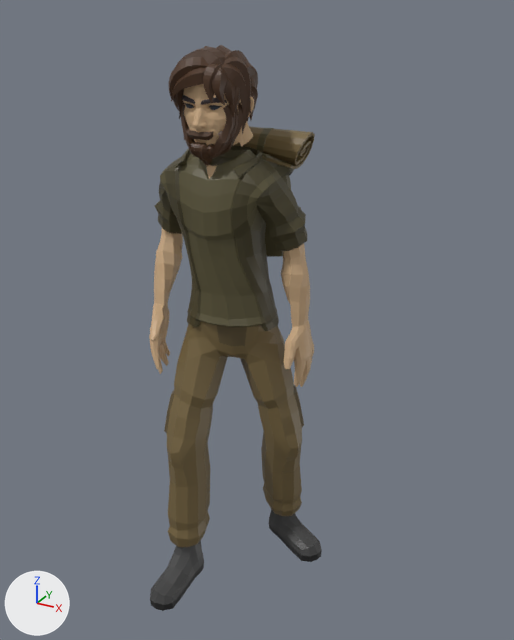
The glTF model public/models/operative.glb as it was, and as the next commit left it.
Rendered twice from a 50 mm lens placed at (1.142, -1.938, 1.914), pointed at (0.095, -0.035, 0.962). The axes (+X, +Y, +Z) are drawn at lower left. The lights are the same throughout. The picture after the commit comes second. Vertices at exactly the same position are counted once.
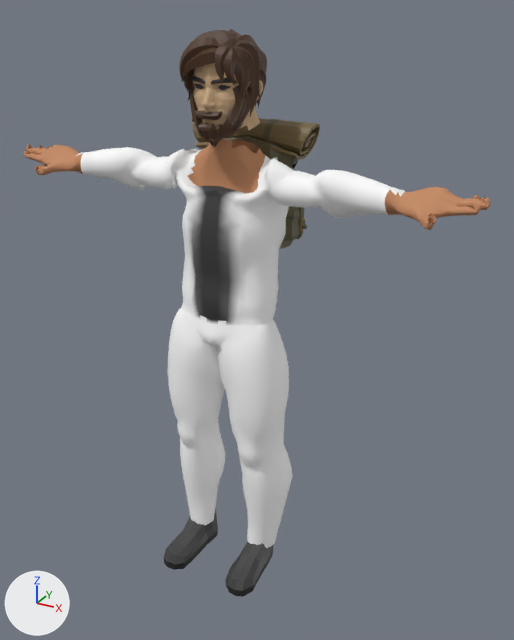
What changed in the scene script:
```text
Add mat_fabric_001:
    mat_fabric_001 = bpy.data.materials.new('Fabric.001')
    mat_fabric_001.use_nodes = True; mat_fabric_001.node_tree.nodes.clear()
    _N = mat_fabric_001.node_tree.nodes; _L = mat_fabric_001.node_tree.links
    n0 = _N.new('ShaderNodeBsdfPrincipled'); n0.name = 'Principled BSDF'
    n0.inputs[2].default_value = 0.76  # 'Roughness'
    n1 = _N.new('ShaderNodeOutputMaterial'); n1.name = 'Material Output'
    n2 = _N.new('ShaderNodeVertexColor'); n2.name = 'Color Attribute'
    _L.new(n0.outputs[0], n1.inputs[0])  # 'BSDF' to 'Surface'
    _L.new(n2.outputs[0], n0.inputs[0])  # 'Color' to 'Base Color'
Add mat_fabric:
    mat_fabric = bpy.data.materials.new('Fabric')
    mat_fabric.use_nodes = True; mat_fabric.node_tree.nodes.clear()
    _N = mat_fabric.node_tree.nodes; _L = mat_fabric.node_tree.links
    n0 = _N.new('ShaderNodeBsdfPrincipled'); n0.name = 'Principled BSDF'
    n0.inputs[2].default_value = 0.76  # 'Roughness'
    n1 = _N.new('ShaderNodeOutputMaterial'); n1.name = 'Material Output'
    n2 = _N.new('ShaderNodeVertexColor'); n2.name = 'Color Attribute'
    _L.new(n0.outputs[0], n1.inputs[0])  # 'BSDF' to 'Surface'
    _L.new(n2.outputs[0], n0.inputs[0])  # 'Color' to 'Base Color'
Change me_mesh_3:
    remove me_mesh_3.from_pydata(...)  # 184 vertices, 328 faces; spans x -0.12..0.331, y -0.472..0.164, z 0.026..0.222
    add me_mesh_3.from_pydata(...)  # 184 vertices, 328 faces; spans x -0.192..0.192, y -0.287..-0.008, z 0.027..0.22
    me_mesh_3 part 1: the loose piece of 92 vertices spanning x -0.12..-0.014, y -0.472..-0.192, z 0.027..0.22 is multiplied about its middle by the matrix ((0.993, 0.117, 0.013), (-0.117, 0.993, 0.002), (-0.013, -0.004, 1.0)), then moved by (-0.061, 0.185, 0.0)
    me_mesh_3 part 2: 92 of 184 vertices moved; they spanned x 0.074..0.331, y -0.015..0.164, z 0.026..0.222 and now span x 0.075..0.192, y -0.287..-0.008, z 0.027..0.22; mean shift (-0.041, -0.182, 0.002); largest move (0.331, 0.045, 0.028) -> (0.17, -0.278, 0.028)
Change me_mesh_4:
    remove me_mesh_4.from_pydata(...)  # 96 vertices, 152 faces; spans x -0.12..0.331, y -0.472..0.166, z -0.003..0.04
    add me_mesh_4.from_pydata(...)  # 96 vertices, 152 faces; spans x -0.192..0.192, y -0.287..-0.008, z -0.001..0.029
    me_mesh_4 part 3: the loose piece of 48 vertices spanning x -0.12..-0.014, y -0.472..-0.192, z -0.002..0.029 is turned -6.6 degrees about the z axis through its middle, then moved by (-0.062, 0.184, 0.0)
    me_mesh_4 part 4: 48 of 96 vertices moved; they spanned x 0.074..0.331, y -0.015..0.166, z -0.003..0.04 and now span x 0.075..0.192, y -0.287..-0.008, z -0.001..0.029; mean shift (-0.057, -0.22, -0.001); largest move (0.331, 0.045, 0.028) -> (0.17, -0.278, 0.028)
Change me_mesh_5:
    remove me_mesh_5.from_pydata(...)  # 1673 vertices, 3124 faces; spans x -0.105..0.115, y -0.233..0.033, z 1.488..1.816
    add me_mesh_5.from_pydata(...)  # 1673 vertices, 3124 faces; spans x -0.108..0.112, y -0.168..0.094, z 1.534..1.856
    me_mesh_5 part 5: the whole mesh is multiplied about its middle by the matrix ((1.0, -0.005, 0.002), (0.004, 0.997, 0.073), (-0.002, -0.073, 0.997)), then moved by (-0.004, 0.058, 0.04)
Change me_mesh_8:
    remove me_mesh_8.from_pydata(...)  # 162 vertices, 320 faces; spans x -0.214..0.224, y 0.005..0.134, z 1.454..1.569
    add me_mesh_8.from_pydata(...)  # 162 vertices, 320 faces; spans x -0.219..0.219, y 0.046..0.177, z 1.473..1.589
    me_mesh_8 part 6: the whole mesh is turned -7 degrees about the x axis through its middle, then moved by (-0.005, 0.045, 0.021)
Change me_mesh_9:
    remove me_mesh_9.from_pydata(...)  # 549 vertices, 966 faces; spans x -0.187..0.201, y 0.006..0.251, z 1.158..1.57
    add me_mesh_9.from_pydata(...)  # 549 vertices, 966 faces; spans x -0.193..0.195, y 0.034..0.263, z 1.181..1.59
    me_mesh_9 part 7: the whole mesh is turned -7 degrees about the x axis through its middle, then moved by (-0.006, 0.027, 0.015)
Change me_mesh_12:
    remove me_mesh_12.from_pydata(...)  # 1316 vertices, 2592 faces; spans x -0.103..0.111, y -0.231..0.001, z 1.523..1.785
    add me_mesh_12.from_pydata(...)  # 1316 vertices, 2592 faces; spans x -0.107..0.107, y -0.175..0.062, z 1.567..1.826
    me_mesh_12 part 8: 1316 of 1316 vertices moved; they spanned x -0.103..0.111, y -0.231..0.001, z 1.523..1.785 and now span x -0.107..0.107, y -0.175..0.062, z 1.567..1.826; mean shift (-0.004, 0.057, 0.044)
Remove ob_cube063:
    ob_cube063 = bpy.data.objects.new('Cube063', me_mesh_0)
Remove ob_cube063_1:
    ob_cube063_1 = bpy.data.objects.new('Cube063_1', me_mesh_1)
Remove ob_cube063_2:
    ob_cube063_2 = bpy.data.objects.new('Cube063_2', me_mesh_2)
Remove ob_cube020:
    ob_cube020 = bpy.data.objects.new('Cube020', me_mesh_6)
Remove ob_cube020_1:
    ob_cube020_1 = bpy.data.objects.new('Cube020_1', me_mesh_7)
Add ob_modern_legs:
    ob_modern_legs = bpy.data.objects.new('Modern_legs', me_mesh_12_1)  # 1046 vertices, 2016 faces; spans x -0.224..0.224, y -0.189..0.061, z 0.073..0.996
    ob_modern_legs.location = (0.0, 0.0, 0.0)
Add ob_modern_body_001:
    ob_modern_body_001 = bpy.data.objects.new('Modern_body.001', me_mesh_11_1)  # 1887 vertices, 3640 faces; spans x -0.8..0.8, y -0.18..0.04, z 1.39..1.55; in mat_skin_001 (orange #c48961)
    ob_modern_body_001.location = (0.0, 0.0, 0.0)
Add ob_modern_body:
    ob_modern_body = bpy.data.objects.new('Modern_body', me_mesh_10_1)  # 1398 vertices, 2670 faces; spans x -0.598..0.599, y -0.172..0.105, z 0.911..1.506
    ob_modern_body.location = (0.0, 0.0, 0.0)
```

Pixel boxes [x1, y1, x2, y2] of what changed, in the pictures (514 x 640 px; the box of a moved part takes in the faces that stretch with it):
'Modern_body', added
    after: [76, 147, 405, 326]
'Modern_legs', added
    after: [168, 308, 293, 548]
'Cube020', deleted (brown)
    before: [167, 322, 302, 547]
'Cube063_2', deleted (brown)
    before: [160, 150, 281, 331]
'Cube063_1', deleted (brown)
    before: [155, 145, 307, 331]
'Cube039_2', reshaped
    before: [169, 45, 258, 166]
    after: [179, 29, 267, 147]
'Modern_body.001', added (orange)
    after: [24, 139, 491, 230]
'Cube063', deleted (beige)
    before: [149, 165, 314, 387]
'Cube052', reshaped (36% narrower, 13% shorter)
    before: [150, 509, 322, 605]
    after: [164, 508, 273, 591]
'Modern_SuperHero_Male', reshaped
    before: [183, 84, 254, 147]
    after: [193, 63, 263, 131]
'Plane', moved, turned
    before: [234, 127, 315, 169]
    after: [192, 118, 320, 160]
'Plane_1', moved, turned
    before: [257, 128, 301, 257]
    after: [224, 119, 307, 249]
'Cube052_1', reshaped (36% narrower, 23% shorter)
    before: [150, 524, 322, 611]
    after: [164, 530, 273, 597]
'Cube020_1', deleted
    before: [164, 323, 304, 433]
part 1 of me_mesh_3, moved or reshaped
    before: [150, 540, 204, 605]
    after: [164, 508, 218, 564]
part 2 of me_mesh_3, moved or reshaped
    before: [269, 509, 322, 556]
    after: [225, 542, 273, 591]
part 3 of me_mesh_4, moved or reshaped
    before: [150, 563, 204, 611]
    after: [164, 530, 218, 570]
part 4 of me_mesh_4, moved or reshaped
    before: [269, 524, 322, 562]
    after: [225, 551, 273, 597]
